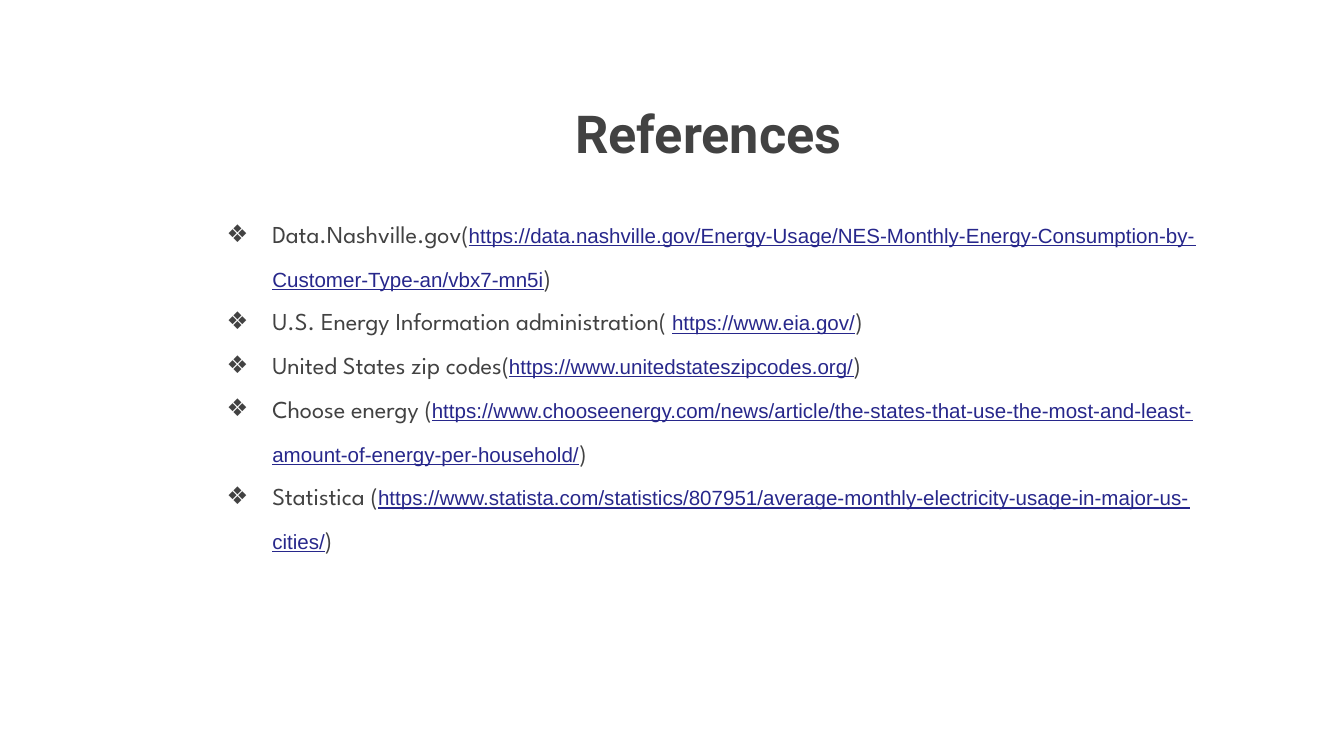
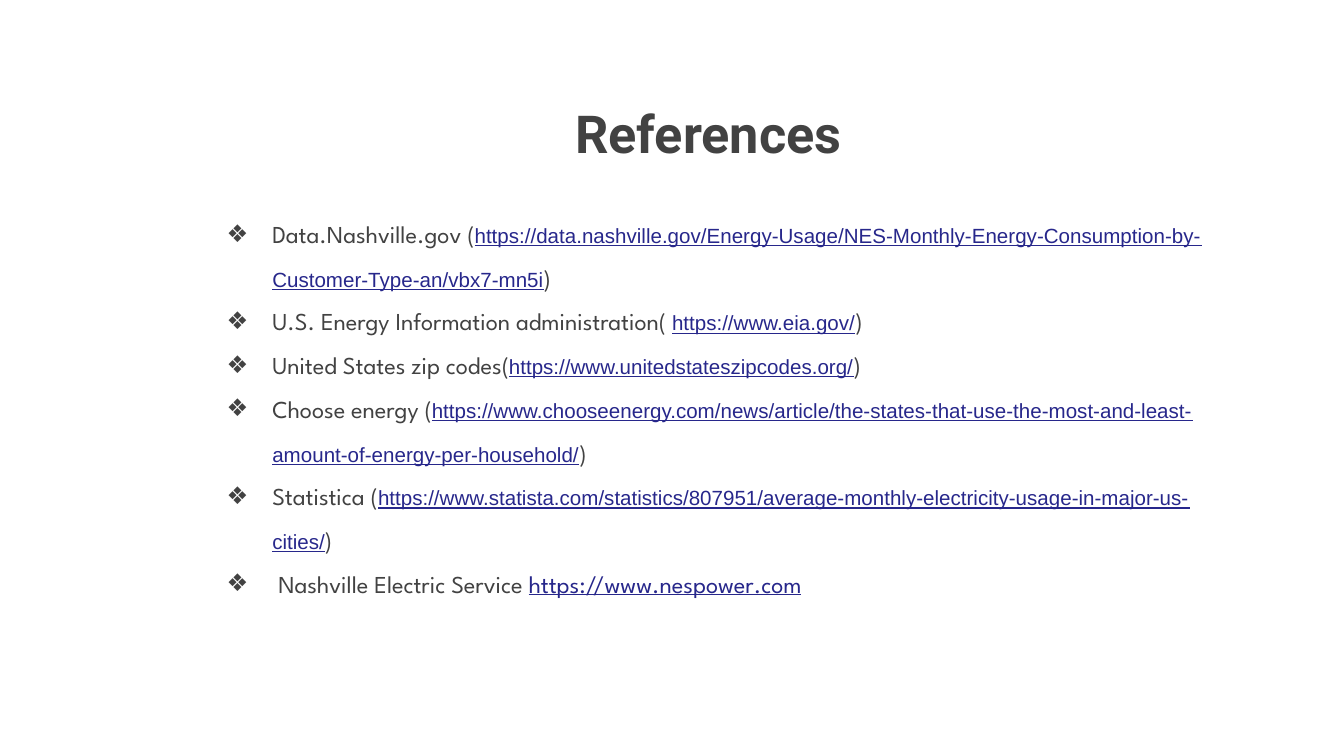
Before and after one commit to PBusienei/Nashville-Electric-Service-Monthly-Energy-Consumption-by-Customer-Type-and-ZIP-Code, a slide deck: slide 16 of NES – Monthly Energy Consumption by Customer Type and ZIP Code .pptx. Drawn at 1344x756 pixels with LibreOffice and Linux fonts; fonts in the diff are those of the drawing; background and template pictures are left out. Boxes give left, top, right and bottom in pixels: in the first picture for what was removed or moved away, otherwise in the second. Text is boxed around its words. In the diff, an @@ line names an element or a change of style, - is before the commit and + after.

```diff
--- a/NES – Monthly Energy Consumption by Customer Type and ZIP Code .pptx
+++ b/NES – Monthly Energy Consumption by Customer Type and ZIP Code .pptx
@@ text at [272,226,1201,292]: spaces changed @@
-❖ Data.Nashville.gov(https://data.nashville.gov/Energy-Usage/NES-Monthly-Energy-Consumption-by-Customer-Type-an/vbx7-mn5i)
+❖ Data.Nashville.gov (https://data.nashville.gov/Energy-Usage/NES-Monthly-Energy-Consumption-by-Customer-Type-an/vbx7-mn5i)
@@ text at [278,576,802,598]: paragraph added @@
+❖ Nashville Electric Service https://www.nespower.com
```
Also in this commit, not shown: 2 other slides changed, 5 other files.
